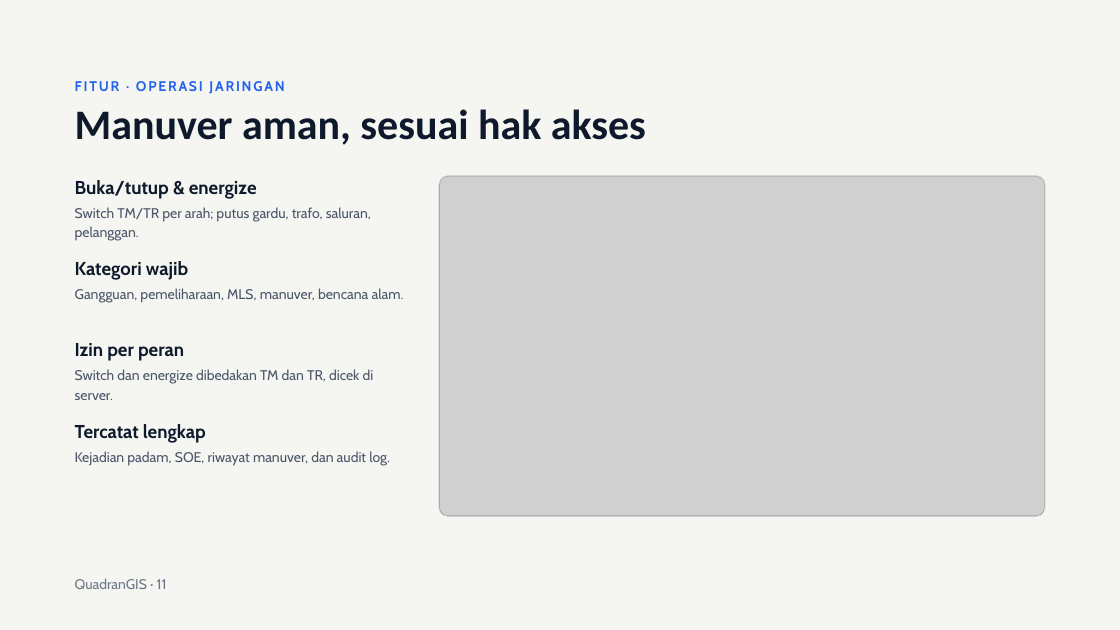
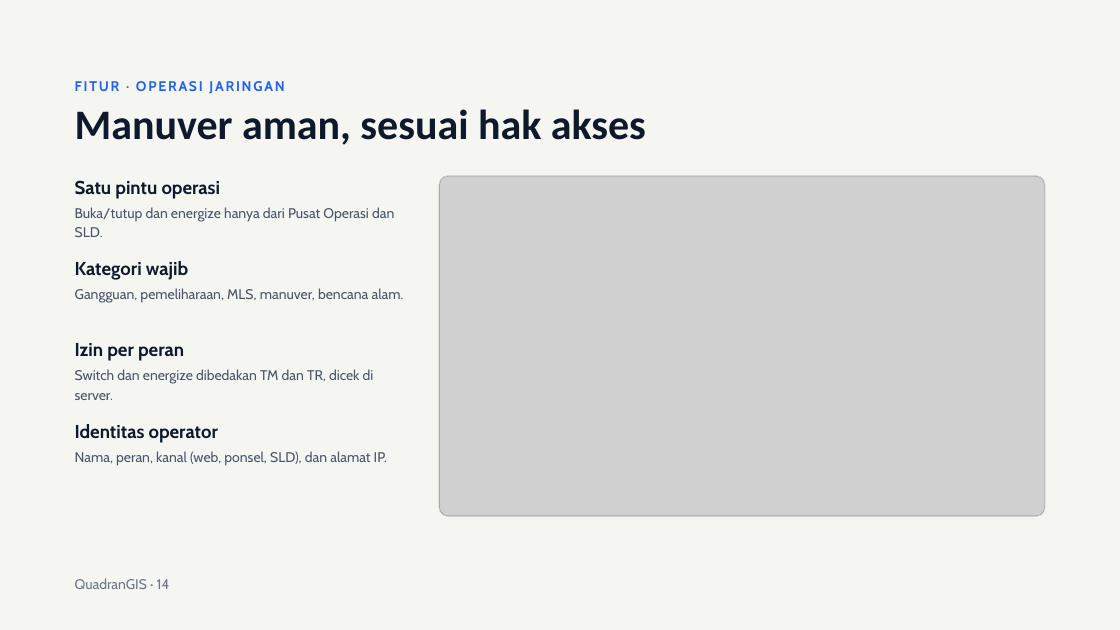
Before and after one commit to hendrapoernama/quadranGIS, a slide deck: slide 14 of docs/Presentasi QuadranGIS.pptx (slide 11 before the commit). Drawn at 1120x630 pixels with LibreOffice and Linux fonts; fonts in the diff are those of the drawing; grey boxes stand for pictures. Boxes give left, top, right and bottom in pixels: in the first picture for what was removed or moved away, otherwise in the second. Text is boxed around its words. In the diff, an @@ line names an element or a change of style, - is before the commit and + after.

```diff
--- a/docs/Presentasi QuadranGIS.pptx
+++ b/docs/Presentasi QuadranGIS.pptx
@@ text at (75, 180, 221, 199): text changed @@
-Buka/tutup & energize
+Satu pintu operasi
@@ text at (75, 207, 394, 237): text changed @@
-Switch TM/TR per arah; putus gardu, trafo, saluran, pelanggan.
+Buka/tutup dan energize hanya dari Pusat Operasi dan SLD.
@@ text at (75, 424, 218, 443): text changed @@
-Tercatat lengkap
+Identitas operator
@@ text at (75, 451, 387, 466): text changed @@
-Kejadian padam, SOE, riwayat manuver, dan audit log.
+Nama, peran, kanal (web, ponsel, SLD), dan alamat IP.
@@ text at (75, 578, 170, 589): text changed @@
-QuadranGIS · 11
+QuadranGIS · 14
```
Also in this commit, not shown: 19 other slides changed, 8 slides added, 55 other files.
